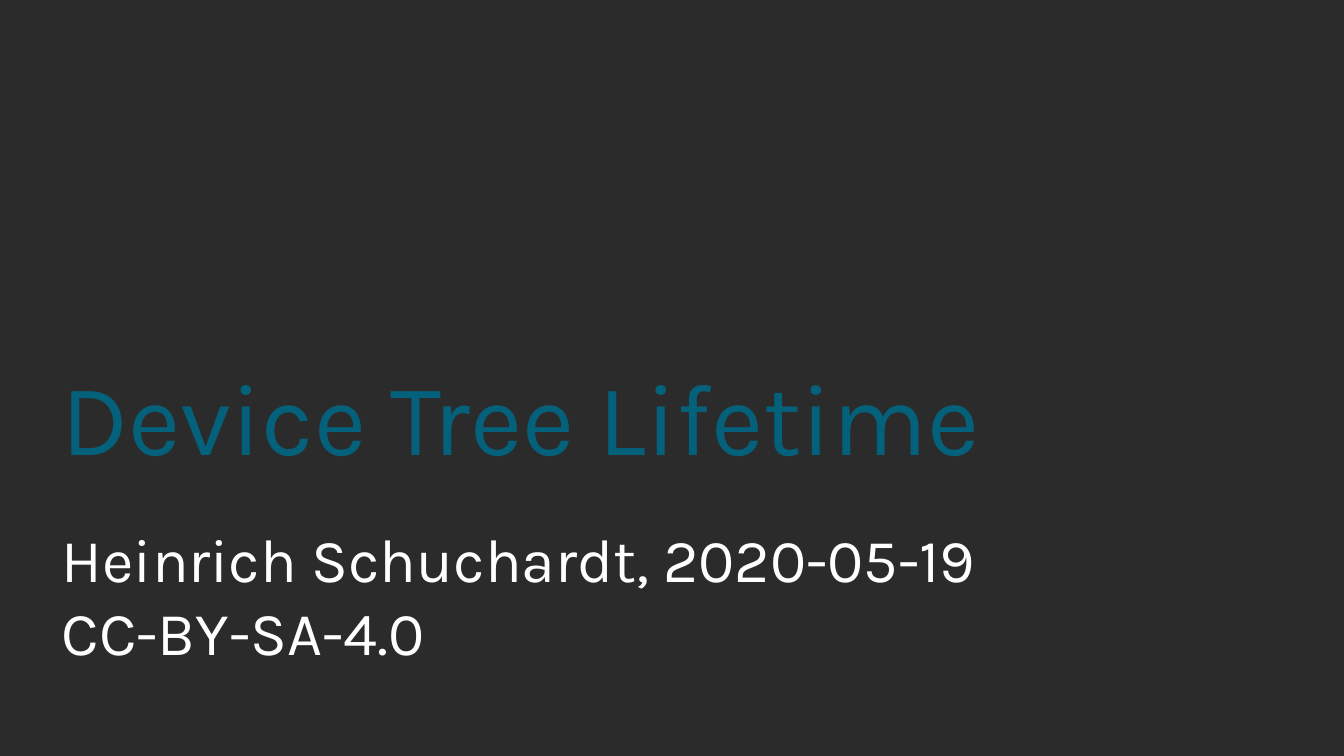
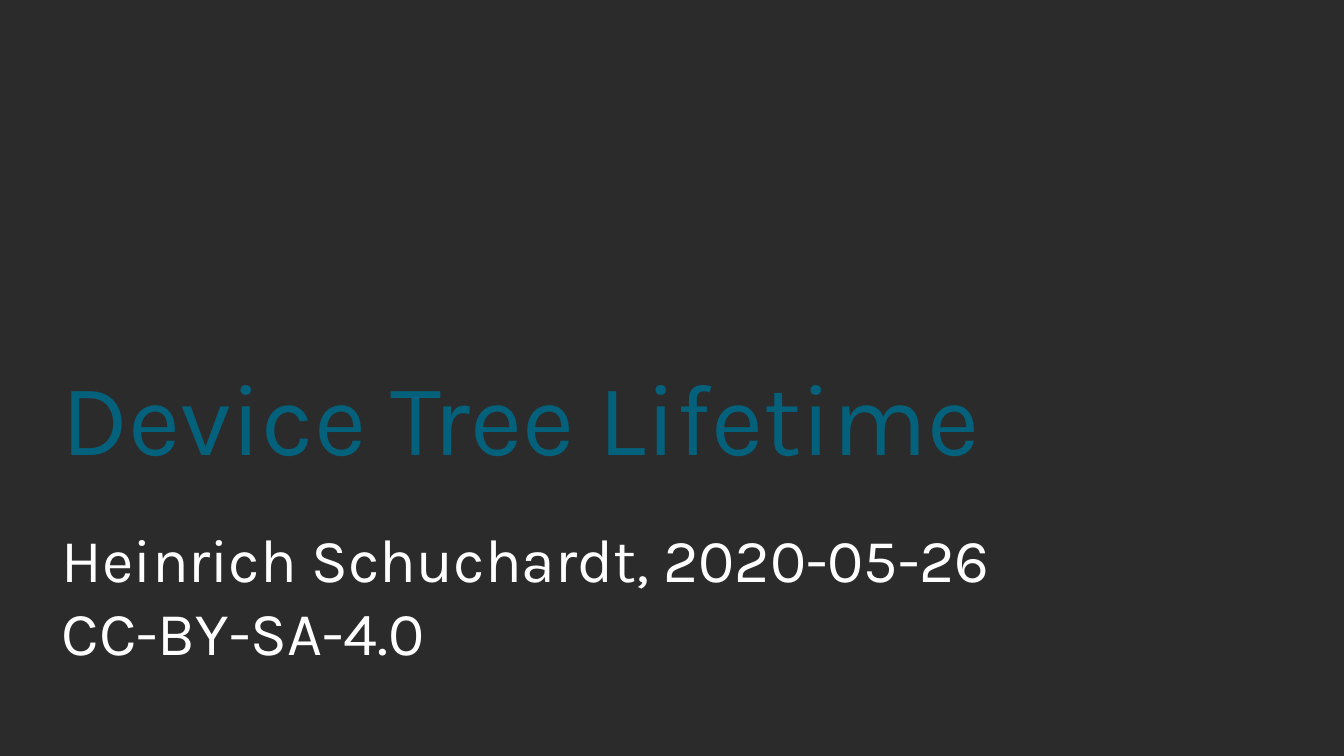
Before and after one commit to xypron/dte, a slide deck: slide 1 of Device Tree Lifetime.odp. Drawn at 1344x756 pixels with LibreOffice and Linux fonts; fonts in the diff are those of the drawing; background and template pictures are left out; a plain dark background stands for a picture behind light text. Boxes give left, top, right and bottom in pixels: in the first picture for what was removed or moved away, otherwise in the second. Text is boxed around its words. In the diff, an @@ line names an element or a change of style, - is before the commit and + after.

Commit message:
Device Trees Should Be Modular

```diff
--- a/Device Tree Lifetime.odp
+++ b/Device Tree Lifetime.odp
@@ subtitle at (x1=62, y1=540, x2=989, y2=589): text changed @@
-Heinrich Schuchardt, 2020-05-19
+Heinrich Schuchardt, 2020-05-26
```
Also in this commit, not shown: 1 other slide changed, 2 slides added, 1 slide removed, 5 other files.
